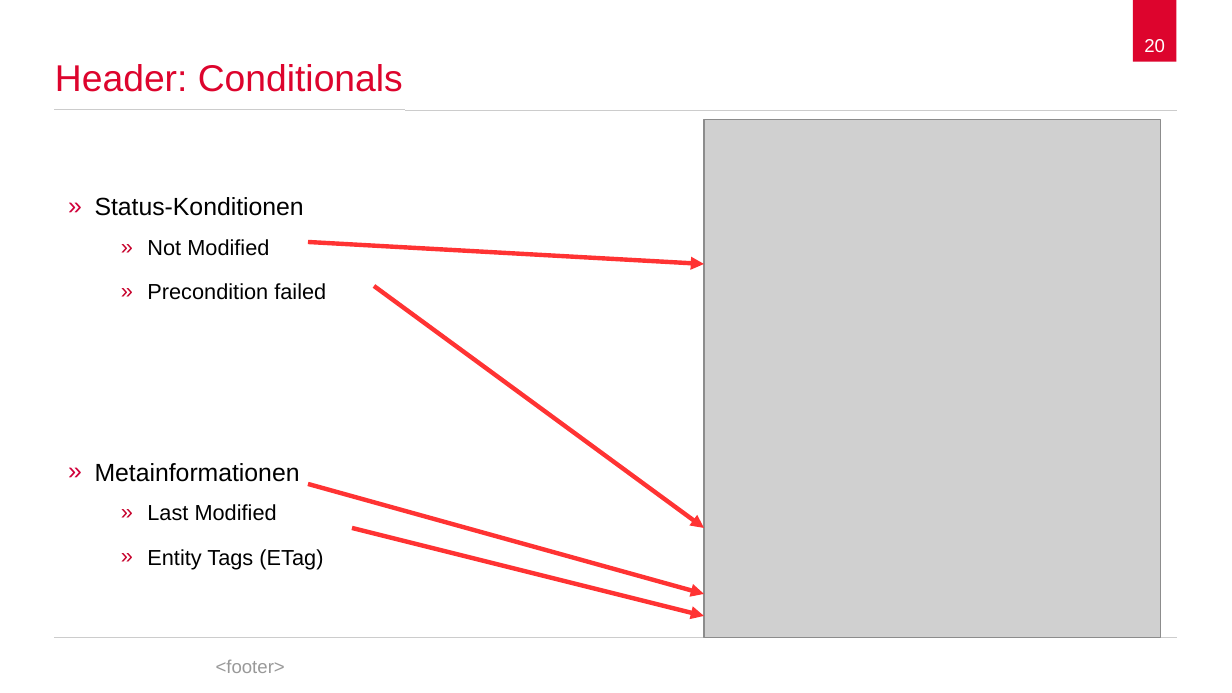
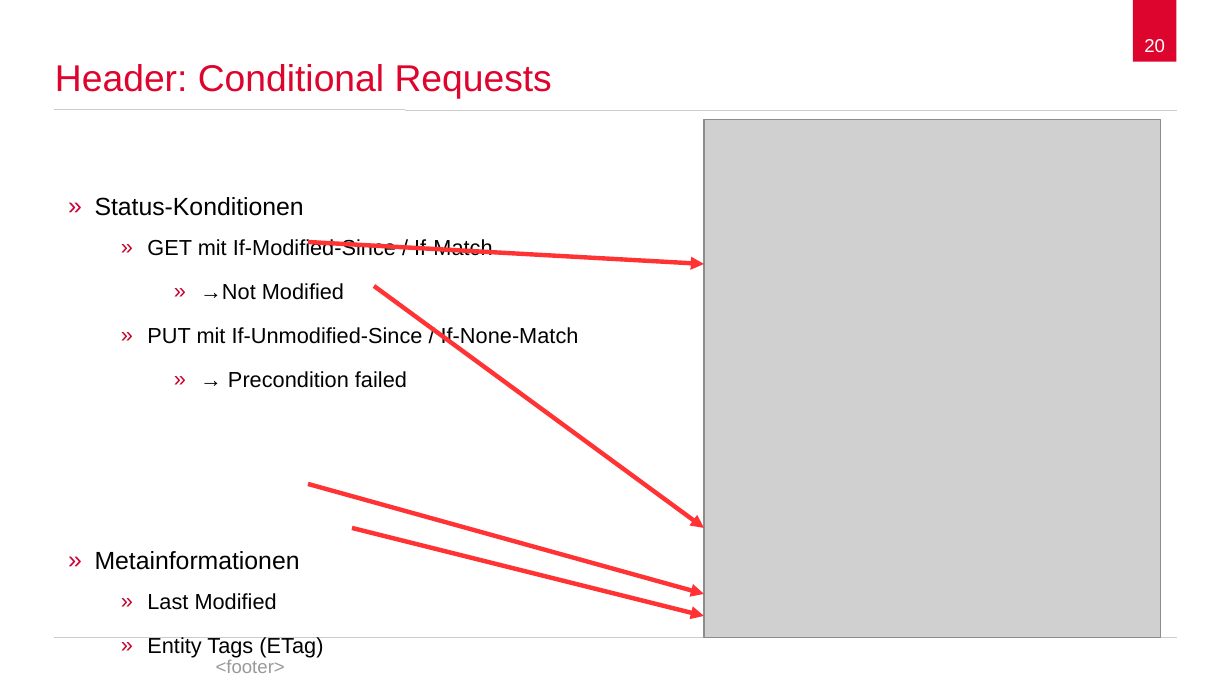
Before and after one commit to spaceone/presentations, a slide deck: slide 20 of hypertext-transfer-protocol/2017-12-05-hypertext-transfer-protocol.odp. Drawn at 1232x693 pixels with LibreOffice and Linux fonts; fonts in the diff are those of the drawing; grey boxes stand for pictures; background and template pictures are left out. Boxes give left, top, right and bottom in pixels: in the first picture for what was removed or moved away, otherwise in the second. Text is boxed around its words. In the diff, an @@ line names an element or a change of style, - is before the commit and + after.

```diff
--- a/hypertext-transfer-protocol/2017-12-05-hypertext-transfer-protocol.odp
+++ b/hypertext-transfer-protocol/2017-12-05-hypertext-transfer-protocol.odp
@@ title at bbox=[55, 64, 552, 99]: text changed @@
-Header: Conditionals
+Header: Conditional Requests
@@ text at bbox=[147, 239, 579, 388]: text changed @@
-    » Not Modified
-    » Precondition failed
+    » GET mit If-Modified-Since / If-Match
+        » →Not Modified
+    » PUT mit If-Unmodified-Since / If-None-Match
+        » → Precondition failed
```
Also in this commit, not shown: 13 other slides changed, 6 slides added, 4 slides removed.
